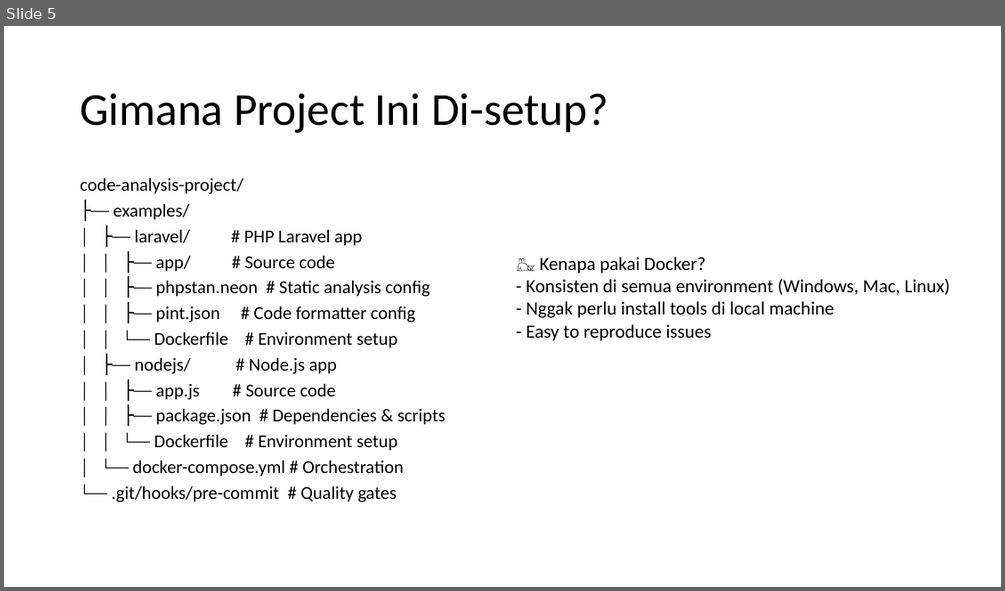
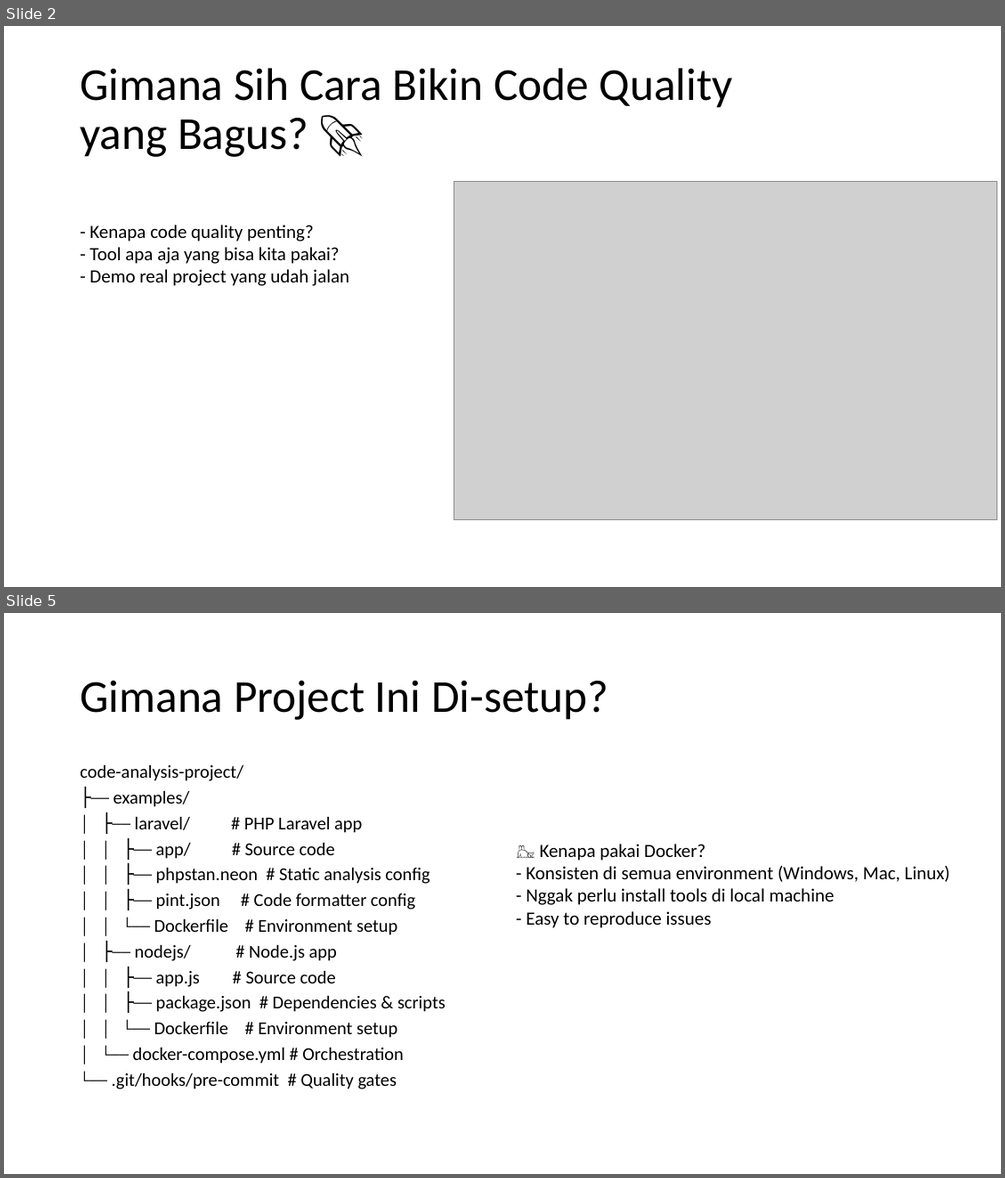
Before and after one commit to njulioiyoo/code-analysis-laravel-nodejs, a slide deck: slides/JNO - Sharing Session Code Analysis.pptx. Shown one above the other, each under a label of ours: slide 5 before the commit, slides 2 and 5 after it; the slides between them are not shown. The pictures are 1005x591 and 1005x1178 pixels, drawn with LibreOffice and Linux fonts; fonts in the diff are those of the drawing; grey boxes stand for pictures; background and template pictures are left out. Boxes give left, top, right and bottom in pixels: in the first picture for what was removed or moved away, otherwise in the second. Text is boxed around its words. In the diff, an @@ line names an element or a change of style, - is before the commit and + after.

```diff
--- a/slides/JNO - Sharing Session Code Analysis.pptx
+++ b/slides/JNO - Sharing Session Code Analysis.pptx
@@ slide 2 added at (4, 26, 1001, 587), background picture (left out) @@
@@ title added at (80, 68, 733, 157), 44 pt, text #000000 @@
+Gimana Sih Cara Bikin Code Quality yang Bagus? 🚀
@@ picture added at (454, 181, 997, 520) @@
@@ text added at (89, 224, 349, 286), 18 pt, text #000000 @@
+- Kenapa code quality penting?
+- Tool apa aja yang bisa kita pakai?
+- Demo real project yang udah jalan
```
Also in this commit, not shown: 4 slides changed, 1 other slide added, 2 slides removed, 16 other files.
